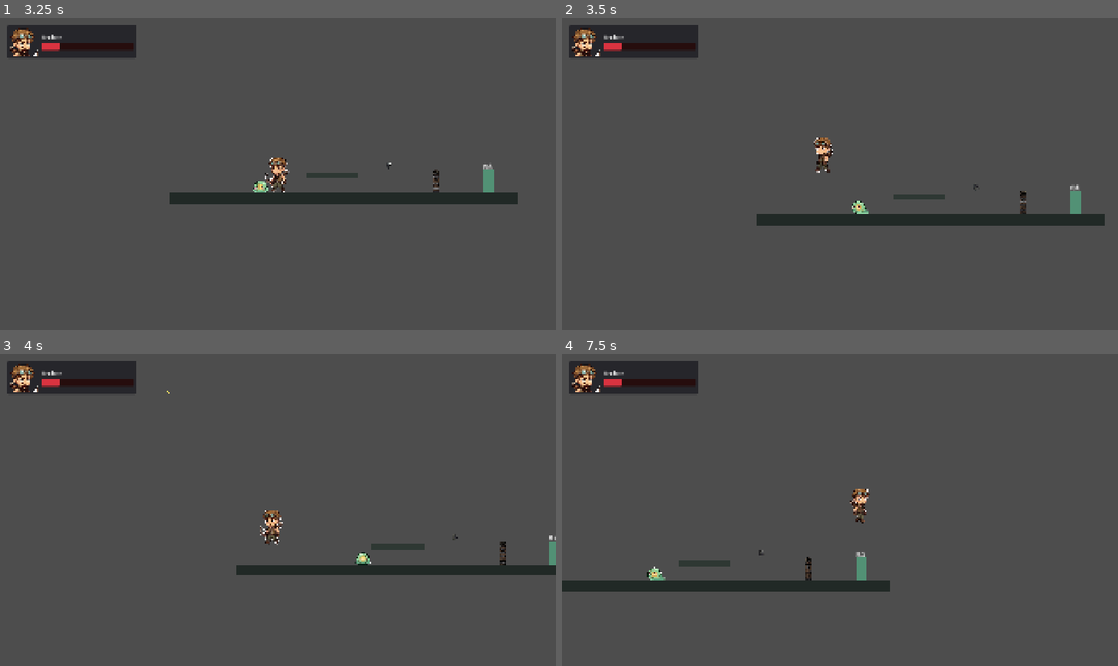
Above: before the commit, frames 1-4 (two rows, left to right).
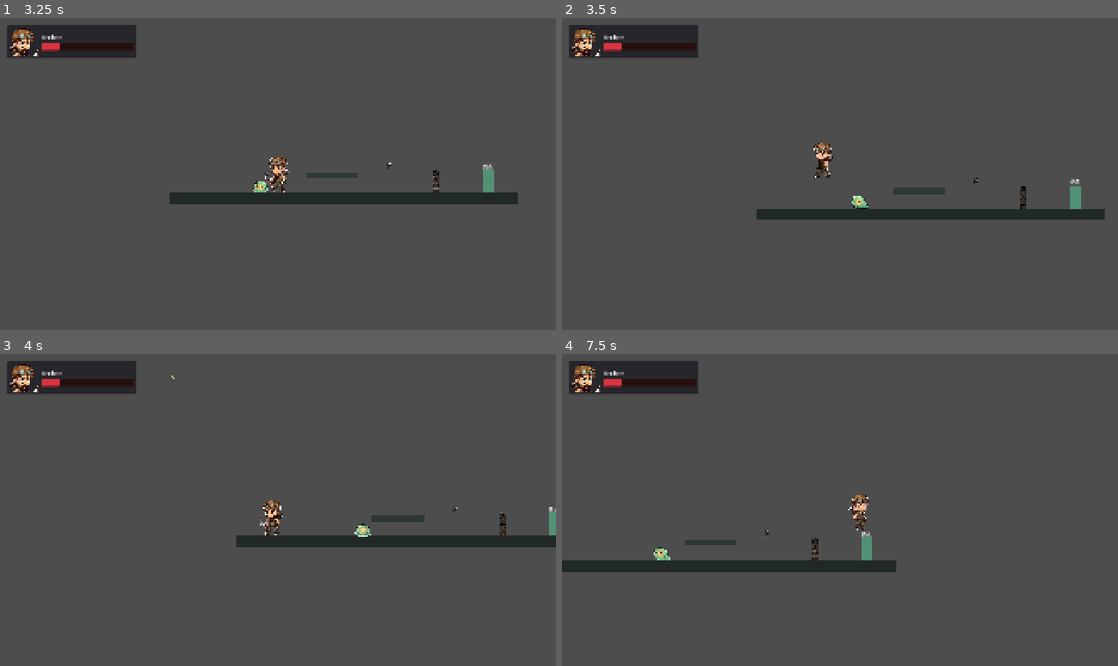
Above: after the commit, the same moments.

Repository: komeadanagito/hollowfen
Game: Godot game, scene res://scenes/test_room.tscn
The game is run twice, just before and just after one commit, with the same random seed, the same clock (stepped at 60 frames per second) and the same inputs. This scene is started directly instead of the project's main scene.
Inputs (mouse positions are in pixels of both pictures, inside the frame that each line leads up to):
- Up to frame 1 (3.25 s): move the mouse to (250, 236) at 0.52 s; hold D (move_right) 0.53-2.03 s; tap Space (jump) at 0.6, 0.77, 1.07, 1.52, 1.55, 1.82, 2.3, 2.85, 3.02 s; move the mouse to (444, 220) at 1.27 s; tap J (attack) at 1.35 s; move the mouse to (111, 127) at 2.02 s; hold Tab (switch_character) 2.03-2.78 s; hold A (move_left) from 2.03 s (still down); move the mouse to (305, 174) at 2.77 s
- Up to frame 2 (3.5 s): keep holding A (move_left); tap Space (jump) at 3.32 s
- Up to frame 3 (4 s): keep holding A (move_left); move the mouse to (194, 432) at 3.52 s; tap J (attack) at 3.6 s; tap Space (jump) at 3.77, 3.8 s
- Up to frame 4 (7.5 s): tap Space (jump) at 4.07, 4.52, 4.55, 4.82, 5.1, 6.02, 6.05, 6.32, 6.77, 6.8, 7.07, 7.35 s; move the mouse to (962, 494) at 4.27 s; release A (move_left) at 4.28 s; hold D (move_right) from 4.28 s (still down); tap Tab (switch_character) at 4.35 s; move the mouse to (728, 525) at 5.02 s; move the mouse to (895, 441) at 5.77 s; tap J (attack) at 5.85 s; move the mouse to (812, 572) at 6.52 s; hold Tab (switch_character) 6.53-7.28 s; move the mouse to (1006, 556) at 7.27 s

Frame 1 is identical in both runs. In frame 2, 3.1% of the frame differs, in the area x 35-98%, y 38-67%; in frame 3, 4.9%; in frame 4, 5.1%, in the area x 0-61%, y 43-77%.

Commit message:
tweak: lower archer jump so it can't clear the pit in one jump
Archer jump_velocity -1075 -> -850 (~466px -> ~368px horizontal), under the
400px pit width, preserving the knight-double-jump requirement.

Co-Authored-By: Claude Opus 4.8 <noreply@anthropic.com>

Diff:
--- a/scenes/characters/archer.tscn
+++ b/scenes/characters/archer.tscn
@@ -216,6 +216,7 @@
 collision_layer = 2
 script = ExtResource("1_5rr7p")
 move_speed = 650.0
+jump_velocity = -850.0
 
 [node name="Sprite" type="AnimatedSprite2D" parent="." unique_id=1325363496]
 texture_filter = 1
